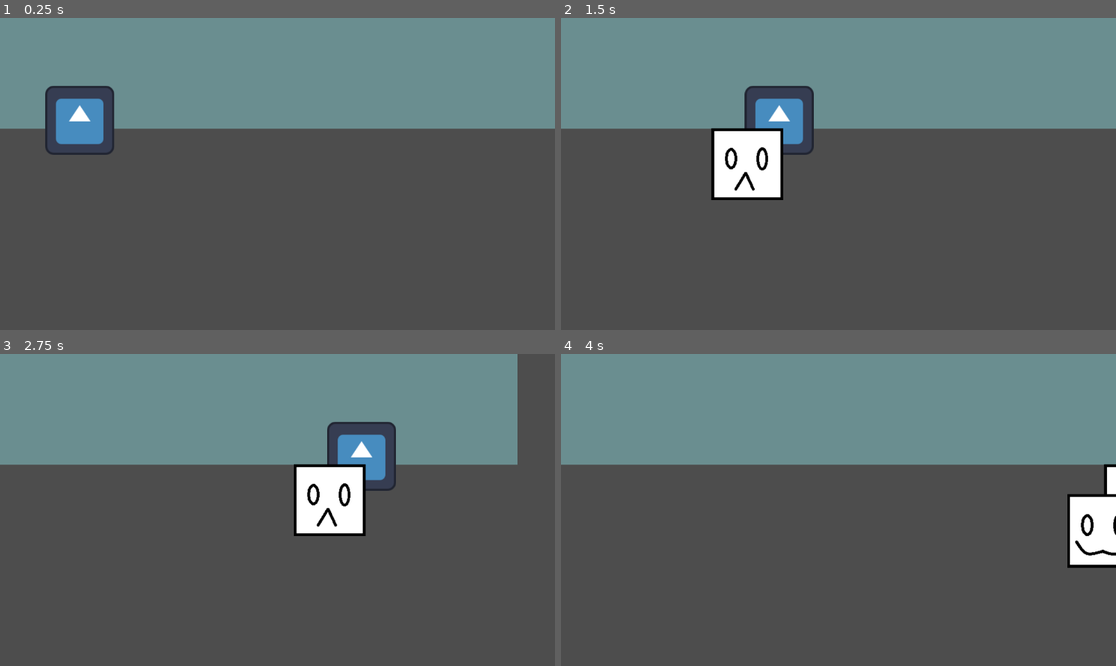
Above: before the commit, frames 1-4 (two rows, left to right).
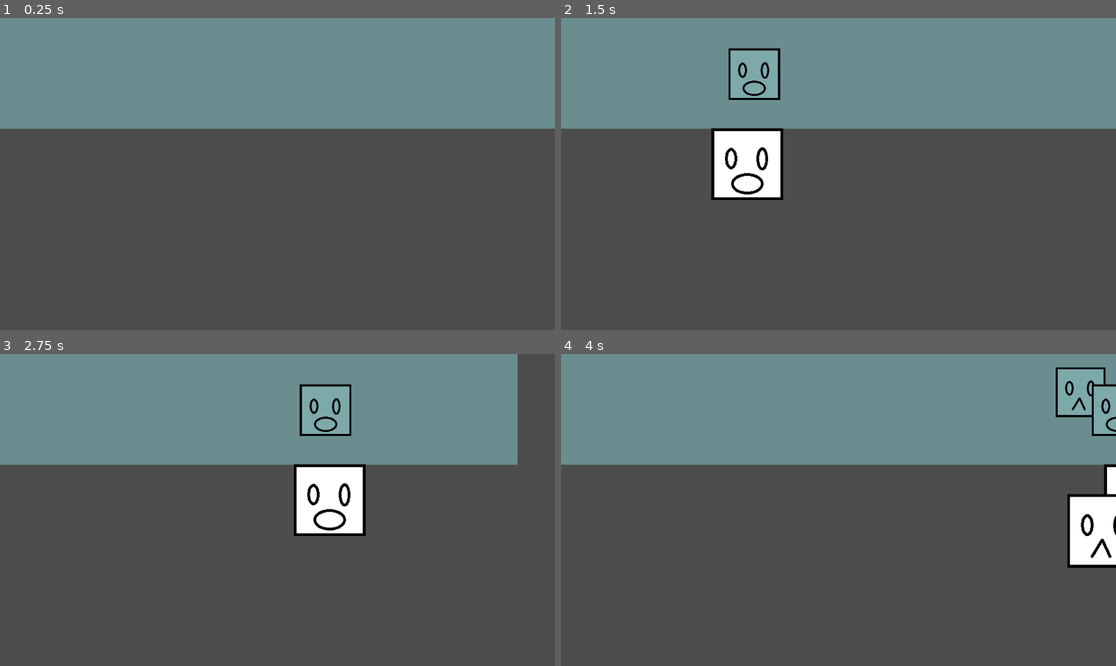
Above: after the commit, the same moments.

Repository: Niimphu/GWJ75
Game: Godot game, scene res://scenes/levels/level.tscn
Two runs of this game, one before a commit and one after it. Both use one fixed random seed, a clock stepped at 60 frames per second and the inputs below. The engine's default icon, where the game draws it, is replaced by a stand-in: a white triangle on a blue panel in a dark square.
Inputs (mouse positions are in pixels of both pictures, inside the frame that each line leads up to):
- Up to frame 1 (0.25 s): no input
- Up to frame 2 (1.5 s): move the mouse to (960, 158) at 0.52 s; hold D (right) 0.53-1.28 s; right-click (960, 158) at 0.6 s; move the mouse to (727, 189) at 1.27 s; hold Down (ui_down) from 1.28 s (still down); click (727, 189) at 1.35 s
- Up to frame 3 (2.75 s): right-click (166, 525) at 1.55 s; move the mouse to (333, 441) at 2.02 s; release Down (ui_down) at 2.03 s; hold D (right) from 2.03 s (still down); right-click (333, 441) at 2.1 s
- Up to frame 4 (4 s): move the mouse to (810, 572) at 2.77 s; release D (right) at 2.78 s; hold Up (ui_up) 2.78-3.53 s; right-click (810, 572) at 2.85 s; move the mouse to (1005, 556) at 3.52 s; hold A (left) from 3.53 s (still down); click (1005, 556) at 3.6 s; right-click (1005, 556) at 3.8 s

The runs differ from the first frame. In frame 1, 2.3% of the frame differs, in the area x 8-21%, y 21-44%; in frame 2, 3.4%; in frame 3, 3.5%, in the area x 53-72%, y 9-57%; in frame 4, 2.0%.
Error after the commit: Invalid access to property or key 'kill' on a base object of type 'null instance'. (res://scenes/entities/character_reflection.gd:14)

Commit message:
fixed goofy ahh bug

Diff:
--- a/scenes/entities/character_reflection.gd
+++ b/scenes/entities/character_reflection.gd
@@ -8,16 +8,19 @@
 
 var mirrors_edge: float = 12345
 
-func _ready():
-	set_process(false)
 
+func set_corresponding_character(corresponding_character: CharacterBody2D):
+	Character = corresponding_character
+	Character.kill.connect(character_killed)
 
-#func set_corresponding_character(corresponding_character: CharacterBody2D):
-	#Character.kill.connect(character_killed)
-	#set_process(true)
+	var sprite: Sprite2D = Character.get_child(0).duplicate()
+	add_child(sprite)
+	sprite.set_owner(self)
 
 
 func _process(_delta):
+	if !Character:
+		return
 	apply_reflection_effect()
 
 
@@ -28,11 +31,9 @@
 	var camera_offset: float  = (camera_x - real_pos.x) * lerp(0.1, 0.3, (reflection_offset / 300)) * PARALLAX_FACTOR
 
 	global_position = Vector2(real_pos.x + camera_offset, mirrors_edge - reflection_offset)
-
 	var scale_factor: float = 2 - Character.scale_factor
 	scale = Vector2(scale_factor, scale_factor)
 
 
 func character_killed() -> void:
-	set_process(false)
 	queue_free()
--- a/scenes/levels/level.gd
+++ b/scenes/levels/level.gd
@@ -37,7 +37,6 @@
 
 func spawn_reflection(character: CharacterBody2D) -> void:
 	var new_reflection = character_reflection_scene.instantiate()
-	new_reflection.add_child(character.get_child(0).duplicate())
-	new_reflection.Character = character
-	new_reflection.set_process(true)
+	new_reflection.set_corresponding_character(character)
 	Reflections.add_child(new_reflection)
+	new_reflection.mirrors_edge = $Window.bottom_edge
--- a/scenes/levels/level.tscn
+++ b/scenes/levels/level.tscn
@@ -6,9 +6,6 @@
 [ext_resource type="Texture2D" uid="uid://bm1hupwfd0k4v" path="res://test/bb.png" id="4_yeb0v"]
 [ext_resource type="Texture2D" uid="uid://b5j7ky61mikxm" path="res://test/cc.png" id="5_wgh7o"]
 [ext_resource type="Script" path="res://scenes/levels/sprite_preloader.gd" id="6_jfv5j"]
-[ext_resource type="PackedScene" uid="uid://cwyws7uybqa4i" path="res://scenes/entities/character_reflection.tscn" id="7_x1ws8"]
-[ext_resource type="PackedScene" uid="uid://cx1xbuvmc41o6" path="res://scenes/entities/character.tscn" id="8_oi1nl"]
-[ext_resource type="Texture2D" uid="uid://bql60vy5mgte" path="res://icon.svg" id="9_67lgy"]
 
 [sub_resource type="RectangleShape2D" id="RectangleShape2D_457q7"]
 size = Vector2(1724, 311)
@@ -49,18 +46,7 @@
 
 [node name="Reflections" type="Node2D" parent="Window"]
 
-[node name="CharacterReflection" parent="Window/Reflections" node_paths=PackedStringArray("Character") instance=ExtResource("7_x1ws8")]
-Character = NodePath("../../../Characters/Character")
-
 [node name="Characters" type="Node2D" parent="."]
-
-[node name="Character" parent="Characters" instance=ExtResource("8_oi1nl")]
-position = Vector2(78, 263)
-
-[node name="Sprite2D" parent="Characters/Character" index="0"]
-texture = ExtResource("9_67lgy")
 
 [node name="Camera2D" type="Camera2D" parent="."]
 position = Vector2(576, 324)
-
-[editable path="Characters/Character"]
--- a/scenes/levels/reflector.gd
+++ b/scenes/levels/reflector.gd
@@ -7,6 +7,3 @@
 func _ready():
 	var bounding_rect := get_global_rect()
 	bottom_edge = bounding_rect.size.y + bounding_rect.position.y
-
-	for reflection in Reflections.get_children():
-		reflection.mirrors_edge = bottom_edge
Not shown: 1 places in scenes/levels/level.tscn that only renumber resources
